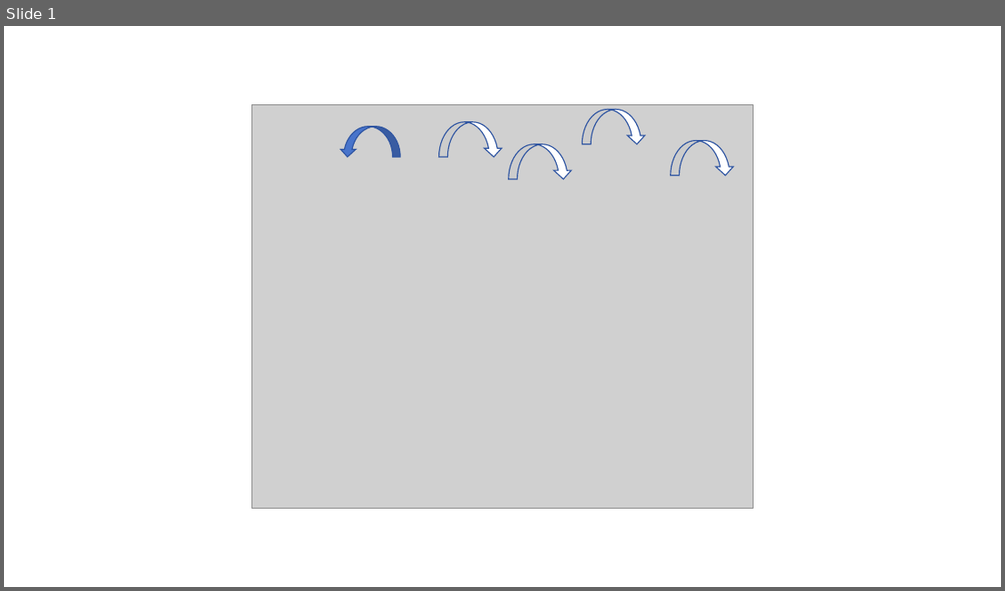
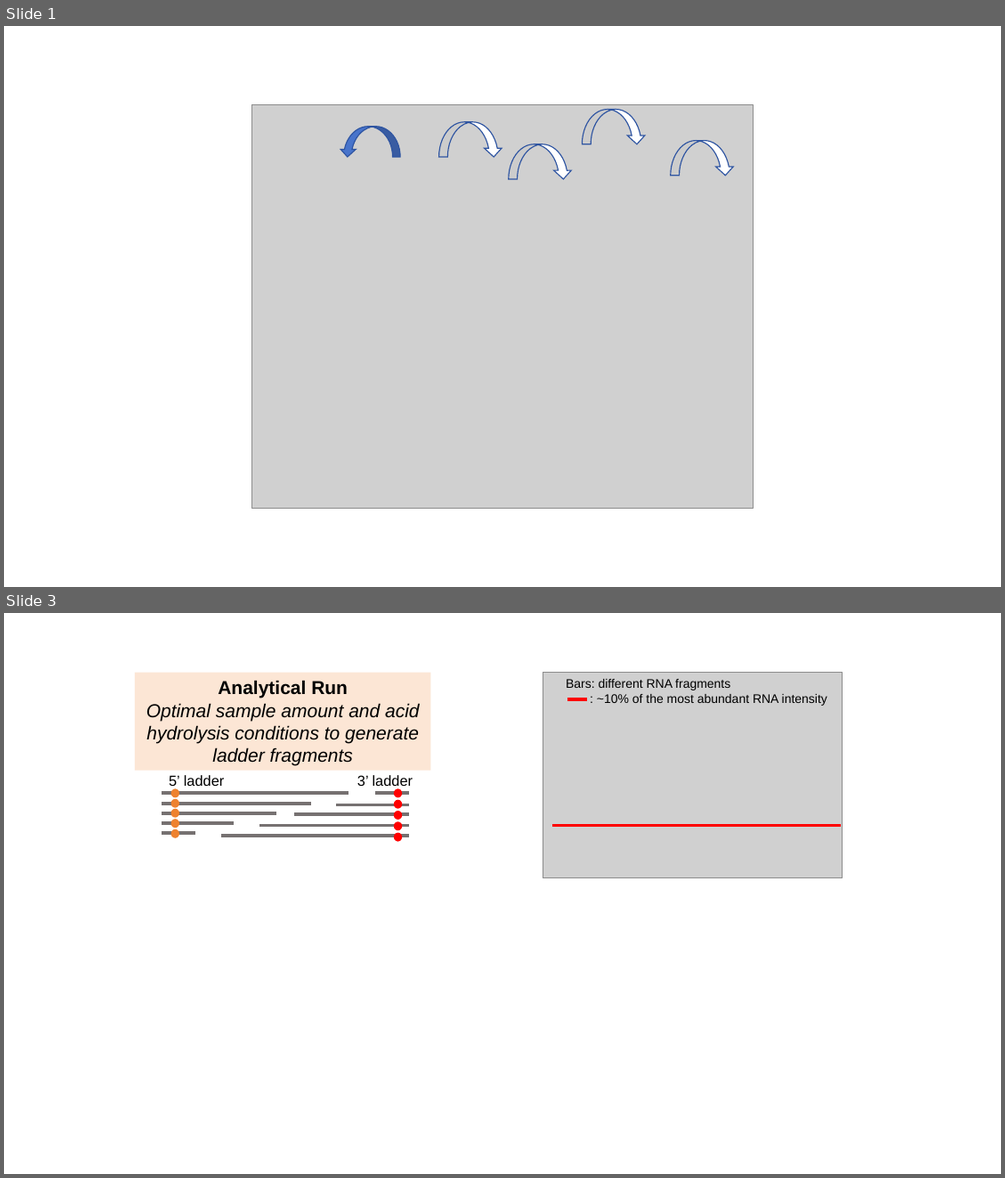
Before and after one commit to Shangsi-Lin/RNA_simulation, a slide deck: Data/sgRNA/Figure1/figure1.pptx. Shown one above the other, each under a label of ours: slide 1 before the commit, slides 1 and 3 after it; the slides between them are not shown. The pictures are 1005x591 and 1005x1178 pixels, drawn with LibreOffice and Linux fonts; fonts in the diff are those of the drawing; grey boxes stand for pictures. Boxes give left, top, right and bottom in pixels: in the first picture for what was removed or moved away, otherwise in the second. Text is boxed around its words. In the diff, an @@ line names an element or a change of style, - is before the commit and + after.

```diff
--- a/Data/sgRNA/Figure1/figure1.pptx
+++ b/Data/sgRNA/Figure1/figure1.pptx
@@ slide 3 added at (4, 613, 1001, 1174), background #FFFFFF @@
@@ rectangle added at (135, 672, 431, 770), fill #FCE6D5 @@
@@ text added at (146, 680, 419, 765), 18 pt, text #000000, italic @@
+Analytical Run
+Optimal sample amount and acid hydrolysis conditions to generate ladder fragments
@@ picture added at (542, 672, 842, 877) @@
@@ text added at (566, 679, 827, 706), 12 pt, text #000000 @@
+Bars: different RNA fragments
+: ~10% of the most abundant RNA intensity
@@ line added from (567, 699) to (587, 699), #FF0000 3.25 pt @@
@@ line added from (162, 793) to (348, 793), #767171 3.25 pt @@
@@ text added at (169, 775, 413, 789), 14 pt, text #000000 @@
+5’ ladder 3’ ladder
@@ ellipse added at (170, 788, 179, 798), fill #EE822F @@
@@ ellipse added at (170, 799, 179, 808), fill #EE822F @@
@@ line added from (376, 793) to (409, 793), #767171 3.25 pt @@
@@ ellipse added at (394, 788, 402, 798), fill #FF0000 @@
@@ line added from (162, 803) to (310, 803), #767171 3.25 pt @@
@@ line added from (162, 813) to (276, 813), #767171 3.25 pt @@
@@ line added from (162, 823) to (235, 823), #767171 3.25 pt @@
@@ ellipse added at (170, 809, 179, 818), fill #EE822F @@
@@ ellipse added at (170, 819, 179, 827), fill #EE822F @@
@@ line added from (259, 826) to (409, 826), #767171 3.25 pt @@
@@ line added from (294, 814) to (409, 814), #767171 3.25 pt @@
@@ line added from (337, 805) to (409, 805), #767171 3.25 pt @@
@@ ellipse added at (394, 800, 402, 809), fill #FF0000 @@
@@ ellipse added at (394, 811, 402, 819), fill #FF0000 @@
@@ ellipse added at (394, 821, 402, 831), fill #FF0000 @@
@@ line added from (552, 826) to (841, 826), #FF0000 2.25 pt @@
@@ line added from (162, 833) to (194, 833), #767171 3.25 pt @@
@@ ellipse added at (170, 829, 179, 838), fill #EE822F @@
@@ line added from (222, 835) to (409, 835), #767171 3.25 pt @@
@@ ellipse added at (394, 833, 402, 842), fill #FF0000 @@
```
Also in this commit, not shown: 2 other slides added, 11 other files.
